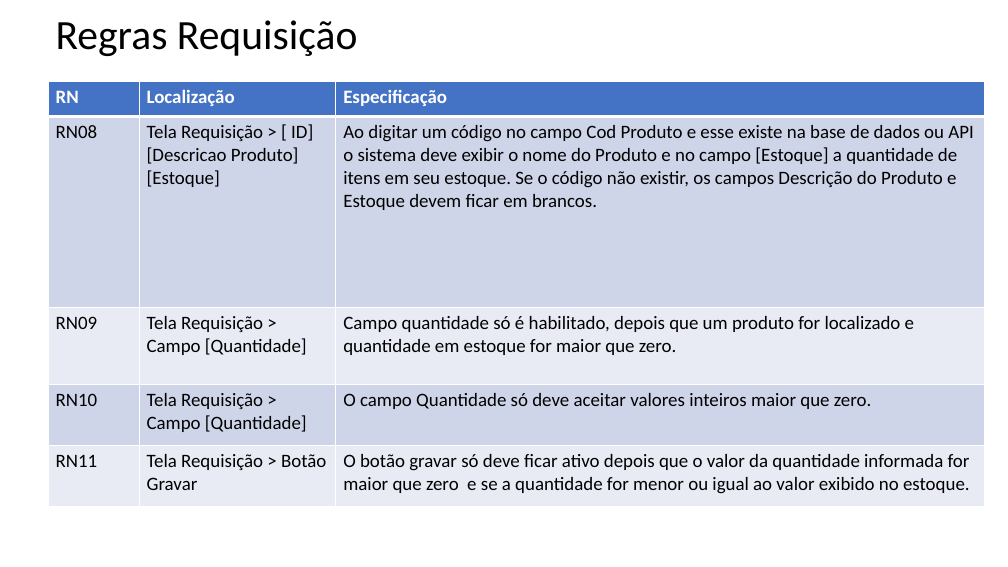
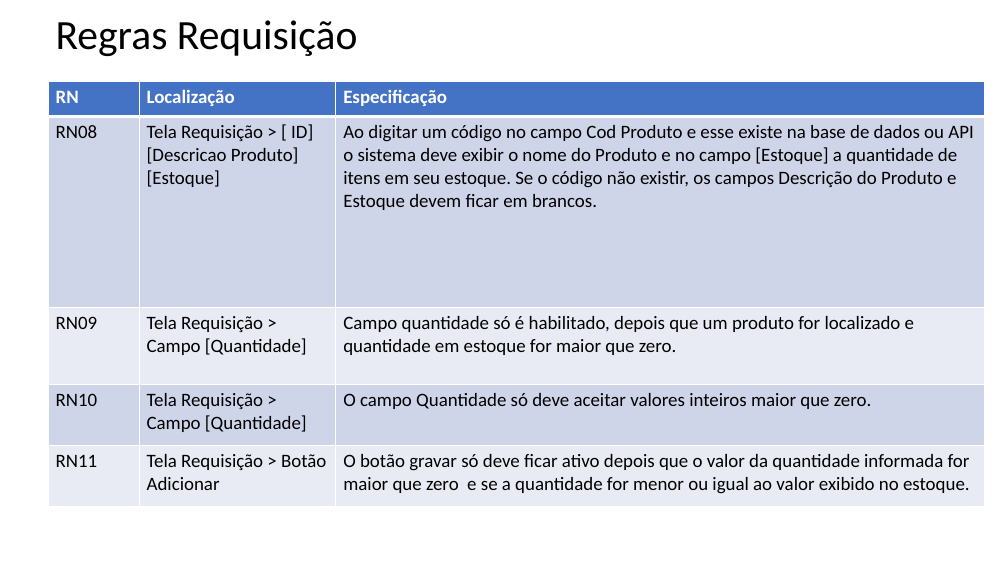
Before and after one commit to regymatrix/Almoxarifado, a slide deck: slide 6 of RegrasNegocio/RN_Requisitos.pptx. Drawn at 1008x567 pixels with LibreOffice and Linux fonts; fonts in the diff are those of the drawing. Boxes give left, top, right and bottom in pixels: in the first picture for what was removed or moved away, otherwise in the second. Text is boxed around its words. In the diff, an @@ line names an element or a change of style, - is before the commit and + after.

Commit message:
versao nova regra de negocio

```diff
--- a/RegrasNegocio/RN_Requisitos.pptx
+++ b/RegrasNegocio/RN_Requisitos.pptx
@@ table at (48, 81, 985, 505) @@
-row 5, column 2: Tela Requisição > Botão Gravar
+row 5, column 2: Tela Requisição > Botão Adicionar
```
Also in this commit, not shown: 3 other slides changed, 1 slide added, 1 other file.
